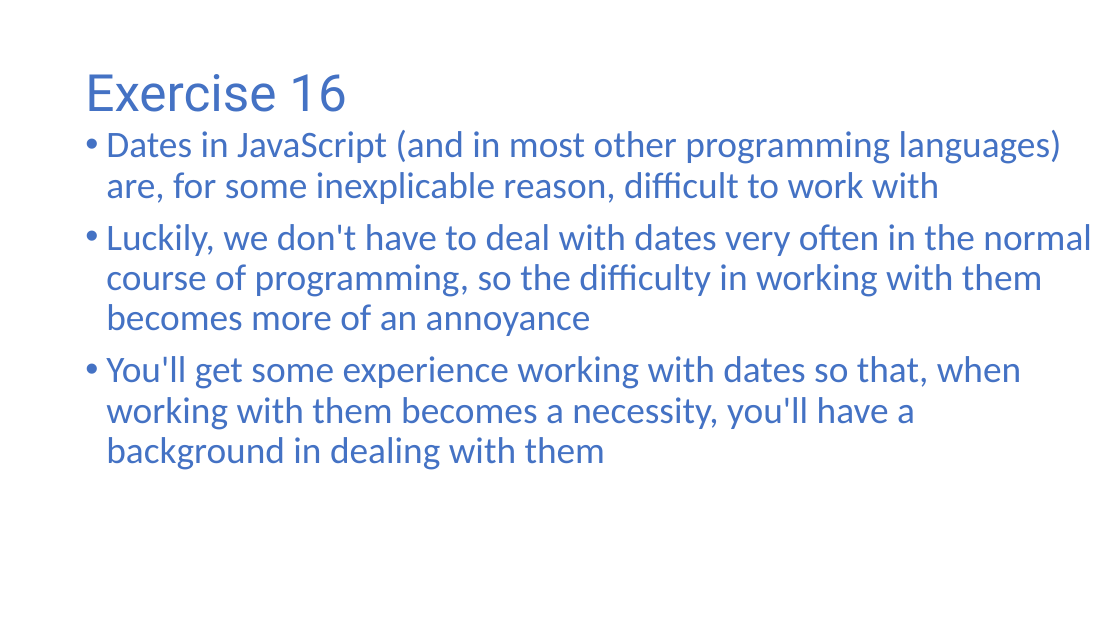
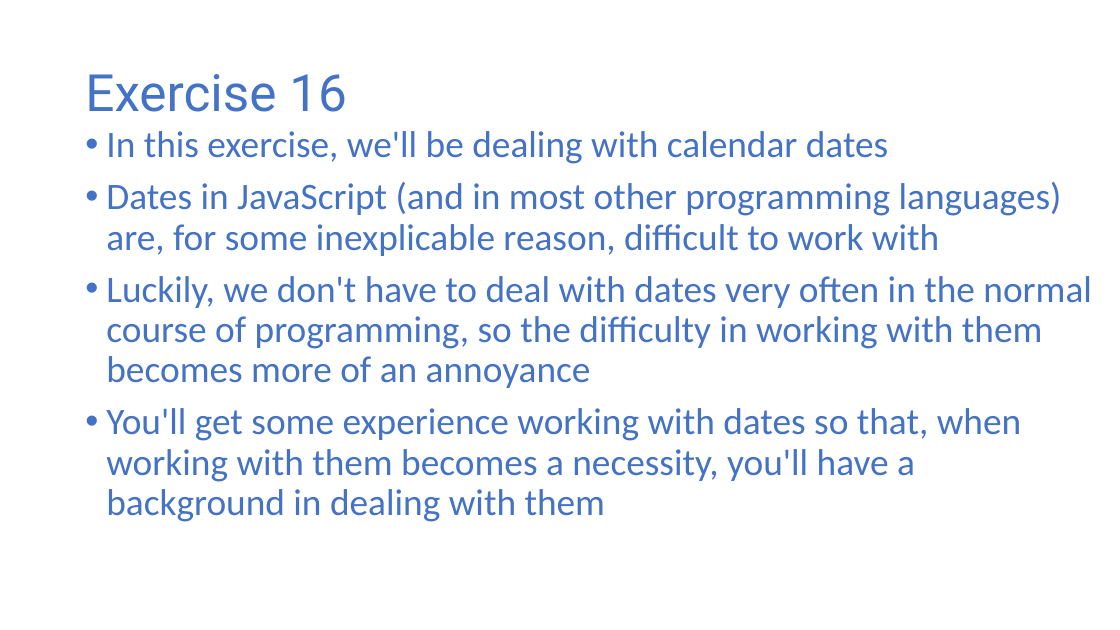
Before and after one commit to halbhelms/codingcareer, a slide deck: slide 36 of public/video-presentation/video-presentation.pptx (slide 27 before the commit). Drawn at 1120x630 pixels with LibreOffice and Linux fonts; fonts in the diff are those of the drawing. Boxes give left, top, right and bottom in pixels: in the first picture for what was removed or moved away, otherwise in the second. Text is boxed around its words. In the diff, an @@ line names an element or a change of style, - is before the commit and + after.

```diff
--- a/public/video-presentation/video-presentation.pptx
+++ b/public/video-presentation/video-presentation.pptx
@@ text at (106,131,888,164): paragraph added @@
+• In this exercise, we'll be dealing with calendar dates
```
Also in this commit, not shown: 19 other slides changed, 15 slides added, 2 other files.
